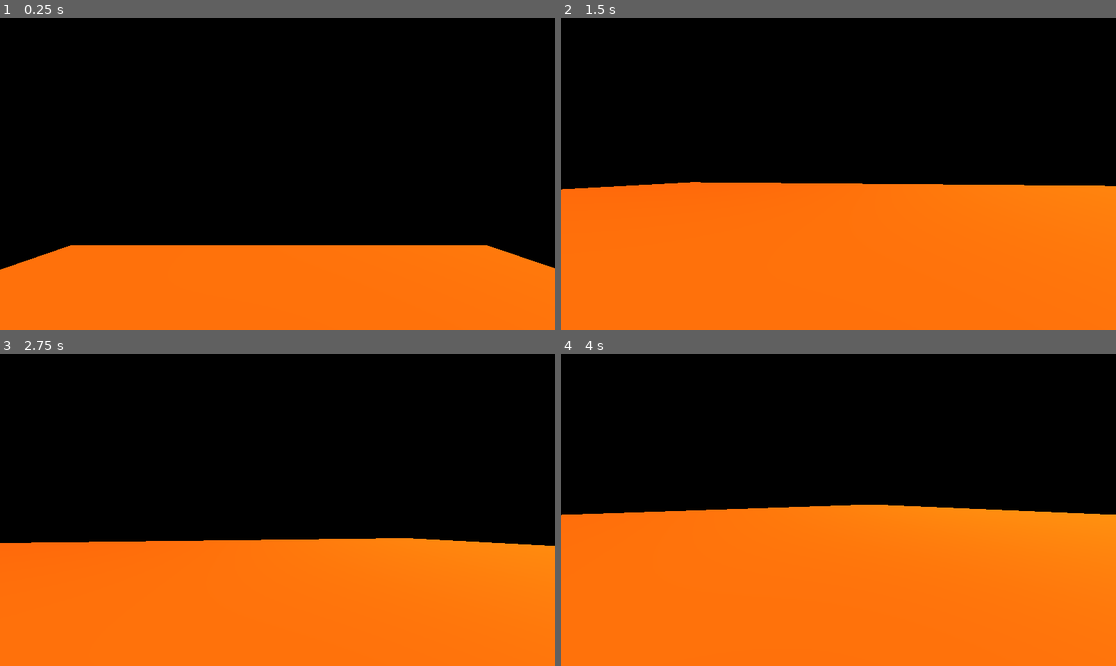
Above: before the commit, frames 1-4 (two rows, left to right).
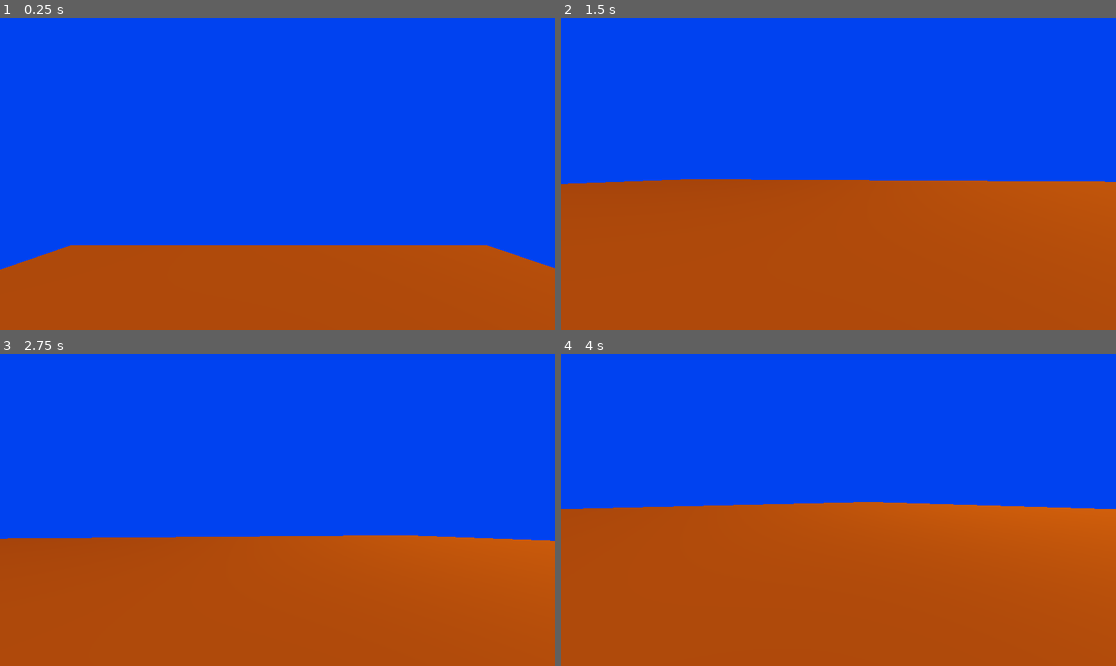
Above: after the commit, the same moments.

Repository: zserzzzz/FIRST-3D-GAME
Game: Godot game, scene res://Scenes/MAIN/main.tscn
Two runs of this game, one before a commit and one after it. Both use one fixed random seed, a clock stepped at 60 frames per second and the inputs below. The engine's default icon, where the game draws it, is replaced by a stand-in: a white triangle on a blue panel in a dark square.
Inputs (mouse positions are in pixels of both pictures, inside the frame that each line leads up to):
- Up to frame 1 (0.25 s): no input
- Up to frame 2 (1.5 s): move the mouse to (866, 174) at 0.52 s; hold Ctrl (crouch) 0.53-1.28 s; tap A (a) at 0.6 s; move the mouse to (810, 174) at 1.27 s; tap Ctrl (crouch) at 1.35 s
- Up to frame 3 (2.75 s): tap D (d) at 1.55, 2.1 s; tap Enter at 2 s; move the mouse to (288, 503) at 2.02 s; tap S (s) at 2.3 s
- Up to frame 4 (4 s): move the mouse to (832, 516) at 2.77 s; tap S (s) at 2.85 s; tap W (w) at 3.05, 3.6 s; move the mouse to (877, 513) at 3.52 s; tap A (a) at 3.8 s

The runs differ from the first frame. In frame 1, 100% of the frame differs, in the area x 0-100%, y 0-100%; in frame 2, 100%; in frame 3, 100%; in frame 4, 100%.

Commit message:
crouching added 2 hitboxes new folders.

Diff:
--- /dev/null
+++ b/Assets/characters/Hitboxes/character_crouching.tres
@@ -0,0 +1,4 @@
+[gd_resource type="CapsuleShape3D" format=3 uid="uid://dwg6ttmyhuph6"]
+
+[resource]
+height = 1.0
--- /dev/null
+++ b/Assets/characters/Hitboxes/character_standing.tres
@@ -0,0 +1,3 @@
+[gd_resource type="CapsuleShape3D" format=3 uid="uid://bj8j8mw0w8su5"]
+
+[resource]
--- a/Code/Scripts/Character/character.gd
+++ b/Code/Scripts/Character/character.gd
@@ -1,7 +1,12 @@
 extends CharacterBody3D
 
+# --- Preload ---
+const HITBOX_CROUCH = preload("res://Assets/characters/Hitboxes/character_crouching.tres")
+const HITBOX_STAND = preload("res://Assets/characters/Hitboxes/character_standing.tres")
+
+
 # --- Movement ---
-const SPEED = 10.0
+var SPEED = 10.0
 const JUMP_VELOCITY = 4.5
 
 # --- Look sensitivity ---
@@ -13,10 +18,14 @@
 var target_horizontal_look := 0.0
 var target_vertical_look := 0.0
 
+# --- crouching ---
+var crouching = false
+
 # --- References ---
 @onready var cam: Camera3D = $Camera3D
 @onready var anim_player: AnimationPlayer = $Model/AnimationPlayer
 @onready var model: Node3D = $Model
+@onready var hitbox: CollisionShape3D = $CollShape
 
 
 func _ready():
@@ -26,6 +35,14 @@
 	if event is InputEventMouseMotion:
 		target_horizontal_look -= event.relative.x * MOUSE_SENSITIVITY
 		target_vertical_look -= event.relative.y * MOUSE_SENSITIVITY
+	if event.is_action_pressed("crouch") and crouching == false:
+		hitbox.shape = HITBOX_CROUCH
+		crouching = true
+		SPEED = 5
+	elif event.is_action_pressed("crouch"):
+		hitbox.shape = HITBOX_STAND
+		crouching = false
+		SPEED = 10
 
 func _process(delta):
 	# Controller look input (Right Stick: axis 2 = horizontal, axis 3 = vertical)
@@ -69,12 +86,17 @@
 	if direction.length() > 0.1:
 		velocity.x = direction.x * SPEED
 		velocity.z = direction.z * SPEED
-		if anim_player.current_animation != "walk":
+		if anim_player.current_animation != "walk" and crouching == false:
+			anim_player.speed_scale = 1
+			anim_player.play("walk")
+		elif anim_player.current_animation != "walk":
+			anim_player.speed_scale = 0.5
 			anim_player.play("walk")
 	else:
 		velocity.x = move_toward(velocity.x, 0, SPEED)
 		velocity.z = move_toward(velocity.z, 0, SPEED)
 		if anim_player.current_animation != "idle":
+			anim_player.speed_scale = 1
 			anim_player.play("idle")
 
 	move_and_slide()
--- a/Scenes/Character/character.tscn
+++ b/Scenes/Character/character.tscn
@@ -1,15 +1,15 @@
 [gd_scene load_steps=4 format=3 uid="uid://bjpsb6ag0ycu6"]
 
-[ext_resource type="Script" uid="uid://f1qa4b3wic4u" path="res://Scripts/Scripts/Character/character.gd" id="1_vwk55"]
-[ext_resource type="PackedScene" uid="uid://bwivyimph3k5n" path="res://Assets/characters/character-d.fbx" id="2_isa4f"]
-
-[sub_resource type="CapsuleShape3D" id="CapsuleShape3D_isa4f"]
+[ext_resource type="Script" uid="uid://f1qa4b3wic4u" path="res://Code/Scripts/Character/character.gd" id="1_vwk55"]
+[ext_resource type="PackedScene" uid="uid://bwivyimph3k5n" path="res://Assets/characters/Scenes/character-d.fbx" id="2_isa4f"]
+[ext_resource type="Shape3D" uid="uid://bj8j8mw0w8su5" path="res://Assets/characters/Hitboxes/character_standing.tres" id="2_syf7y"]
 
 [node name="Character" type="CharacterBody3D"]
 script = ExtResource("1_vwk55")
 
 [node name="CollShape" type="CollisionShape3D" parent="."]
-shape = SubResource("CapsuleShape3D_isa4f")
+transform = Transform3D(1, 0, 0, 0, 0.5, 0, 0, 0, 1, 0, 0, 0)
+shape = ExtResource("2_syf7y")
 
 [node name="Camera3D" type="Camera3D" parent="."]
 transform = Transform3D(1, 0, 0, 0, 1, 0, 0, 0, 1, 0, 0.6, -0.19)
--- a/Scenes/MAIN/main.tscn
+++ b/Scenes/MAIN/main.tscn
@@ -15,24 +15,25 @@
 radiance_size = 2
 
 [sub_resource type="Environment" id="Environment_6j7wv"]
-background_mode = 2
-background_energy_multiplier = 0.0
+background_mode = 1
+background_color = Color(0, 0.160784, 0.588235, 1)
+background_energy_multiplier = 1.6
 sky = SubResource("Sky_u5tma")
 sky_custom_fov = 29.0
 sky_rotation = Vector3(0, 6.28319, 0)
-fog_enabled = true
+ambient_light_source = 1
+ambient_light_energy = 0.0
 fog_mode = 1
 fog_light_color = Color(0, 0, 0, 1)
 fog_light_energy = 2.5
 fog_sun_scatter = 0.64
 fog_density = 1.0
-fog_aerial_perspective = 0.195
 fog_height = 1024.0
 fog_depth_curve = 0.00133402
 fog_depth_begin = 1820.5
 fog_depth_end = 1820.5
 volumetric_fog_enabled = true
-volumetric_fog_density = 0.6838
+volumetric_fog_density = 0.0473
 volumetric_fog_albedo = Color(0.212305, 0.212305, 0.212305, 1)
 volumetric_fog_detail_spread = 0.5
 
@@ -52,10 +53,6 @@
 
 [sub_resource type="PhysicsMaterial" id="PhysicsMaterial_2it3c"]
 
-[sub_resource type="FogMaterial" id="FogMaterial_33lhf"]
-albedo = Color(0.259294, 0.259294, 0.259294, 1)
-edge_fade = 1.21257
-
 [node name="MAIN" type="Node3D"]
 
 [node name="WorldEnvironment" type="WorldEnvironment" parent="."]
@@ -66,8 +63,8 @@
 
 [node name="DirectionalLight3D" type="DirectionalLight3D" parent="."]
 transform = Transform3D(-0.413791, 0.716386, -0.561755, 0.31492, 0.691604, 0.650007, 0.854168, 0.0920594, -0.511784, -2.36199, 15.555, -11.2195)
-light_color = Color(0.866665, 0.889457, 1, 1)
-light_energy = 4.43
+light_color = Color(0.543153, 0.696866, 1, 1)
+light_energy = 2.491
 light_volumetric_fog_energy = 2.616
 light_angular_distance = 8.1
 light_bake_mode = 1
@@ -112,8 +109,6 @@
 physics_material = SubResource("PhysicsMaterial_2it3c")
 cell_size = Vector3(1, 1, 1)
 bake_navigation = true
-
-[node name="FogVolume" type="FogVolume" parent="."]
-transform = Transform3D(20.295, 0, 0, 0, 20.295, 0, 0, 0, 20.295, 0, 0, 0)
-size = Vector3(2, 5.65, 2)
-material = SubResource("FogMaterial_33lhf")
+data = {
+"cells": PackedInt32Array(1, 8, 0, 2, 8, 0, 3, 8, 0, 4, 8, 0, 5, 8, 0, 6, 8, 0, 7, 8, 0, 8, 8, 0, 9, 8, 0, 10, 8, 0, 11, 8, 0, 11, 7, 0, 12, 7, 0, 12, 6, 0, 11, 6, 0, 10, 6, 0, 9, 6, 0, 8, 6, 0, 7, 6, 0, 6, 6, 0, 5, 6, 0, 4, 6, 0, 3, 6, 0, 3, 7, 0, 2, 7, 0, 1, 7, 0, 1, 6, 0, 2, 6, 0, 4, 7, 0, 5, 7, 0, 6, 7, 0, 7, 7, 0, 8, 7, 0, 9, 7, 0, 10, 7, 0, 12, 8, 0, 12, 9, 0)
+}
Renamed: Assets/characters/character-a.fbx -> Assets/characters/Scenes/character-a.fbx
Not shown, changed: Assets/characters/Scenes/character-a.fbx.import
Renamed: Assets/characters/character-b.fbx -> Assets/characters/Scenes/character-b.fbx
Not shown, changed: Assets/characters/Scenes/character-b.fbx.import
Renamed: Assets/characters/character-c.fbx -> Assets/characters/Scenes/character-c.fbx
Not shown, changed: Assets/characters/Scenes/character-c.fbx.import
Renamed: Assets/characters/character-d.fbx -> Assets/characters/Scenes/character-d.fbx
Not shown, changed: Assets/characters/Scenes/character-d.fbx.import
Renamed: Assets/characters/character-e.fbx -> Assets/characters/Scenes/character-e.fbx
Not shown, changed: Assets/characters/Scenes/character-e.fbx.import
Renamed: Assets/characters/character-f.fbx -> Assets/characters/Scenes/character-f.fbx
Not shown, changed: Assets/characters/Scenes/character-f.fbx.import
(and 25 more such lines)
